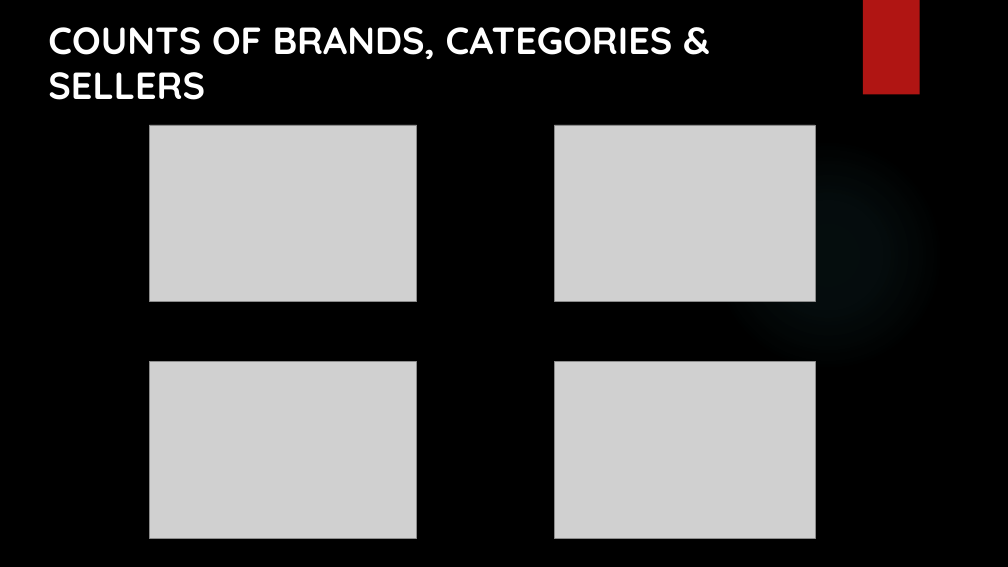
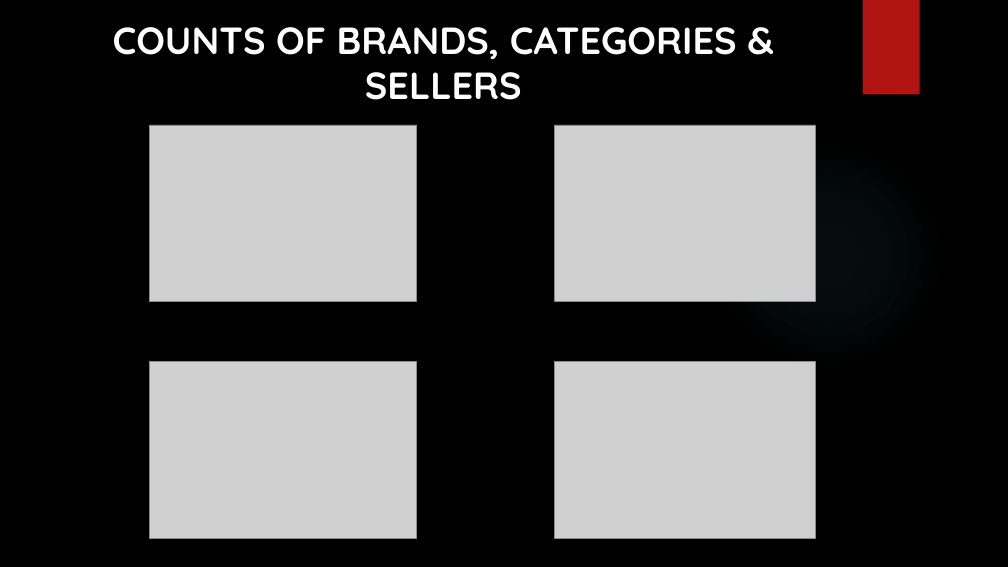
Before and after one commit to SG9822/E-Commerce-Analysis, a slide deck: slide 6 of E-COMMERCE ANALYSIS.pptx (slide 4 before the commit). Drawn at 1008x567 pixels with LibreOffice and Linux fonts; fonts in the diff are those of the drawing; grey boxes stand for pictures; background and template pictures are left out. Boxes give left, top, right and bottom in pixels: in the first picture for what was removed or moved away, otherwise in the second. Text is boxed around its words. In the diff, an @@ line names an element or a change of style, - is before the commit and + after.

```diff
--- a/E-COMMERCE ANALYSIS.pptx
+++ b/E-COMMERCE ANALYSIS.pptx
@@ text "COUNTS OF BRANDS, CATEGORIES & ..." at box(113, 27, 737, 100): alignment left to centre @@
```
Also in this commit, not shown: 5 other slides changed, 2 slides added.
